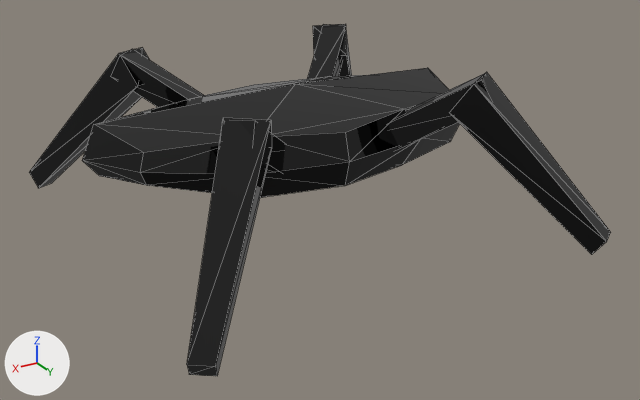
An edit to the glTF model Assets/spider.gltf, drawn before and after from the same camera.
One viewpoint serves both versions: a camera (50 mm lens) standing at (4.08, 7.25, 3.59) and looking at (-0.08, 0.31, 0.12). The lights are fixed; the arrows at lower left show +X, +Y and +Z. Mesh edges are drawn as thin lines. Where no turn or scale is listed for an object, it has been applied to the vertices. Vertices at the same position are counted once.
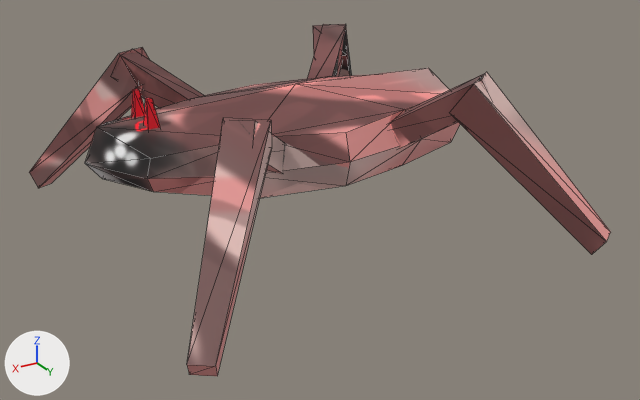
Boxes (x1, y1, x2, y2) around the edits, measured in the pictures (640 x 400 px):
'Cylinder', surface changed, reshaped (black to brown)
    both: (29, 24, 611, 376)
part 1 of me_cylinder, built on
    before: (82, 68, 460, 198)
    after: (85, 68, 460, 198)
part 2 of me_cylinder, surface changed (black to brown)
    both: (187, 72, 611, 376)

What changed in the scene script:
```text
Add img_spidercolor:
    img_spidercolor = load_image('SpiderColor', '_unpacked/SpiderColor', 1024, 1024, 'sRGB')
Change mat_material_001:
    where n2 = _N.new('ShaderNodeTexImage'); n2.name = 'Image Texture'
    remove n3 = _N.new('ShaderNodeMath'); n3.name = 'Math'
    remove n3.operation = 'MULTIPLY'
    remove n3.inputs[1].default_value = 0.0  # 'Value'
    remove n4 = _N.new('ShaderNodeSeparateColor'); n4.name = 'Separate Color'
    remove n5 = _N.new('ShaderNodeTexImage'); n5.name = 'Image Texture.001'
    remove n5.image = img_untitled_001
    n2.image: img_untitled -> img_spidercolor
    where n0 = _N.new('ShaderNodeBsdfPrincipled'); n0.name = 'Principled BSDF'
    remove _L.new(n3.outputs[0], n0.inputs[1])  # 'Value' to 'Metallic'
    remove _L.new(n4.outputs[2], n3.inputs[0])  # 'Blue' to 'Value'
    remove _L.new(n4.outputs[1], n0.inputs[2])  # 'Green' to 'Roughness'
    remove _L.new(n5.outputs[0], n4.inputs[0])  # 'Color' to 'Color'
Change me_cylinder:
    used by ob_cylinder; location = (0.0, 0.0, 0.0)
    remove me_cylinder.from_pydata(...)  # 102 vertices, 168 faces; spans x -2.14..2.14, y -2.29..2.29, z -0.15..1.46
    add me_cylinder.from_pydata(...)  # 118 vertices, 192 faces; spans x -2.14..2.14, y -2.29..2.29, z -0.15..1.46
    me_cylinder part 1
    11 vertices in x -1.71..0.8, y 0.45..0.97, z 0.47..1.05 move by (0.0, 0.01, 0.0)
    3 vertices in x 1.98..2.11, y -0.08, z 0.67..1.15 move by (0.0, 0.08, 0.0)
    3 vertices in x 1.71..1.78, y 0.4..0.46, z 0.69..0.99 move by (0.0, 0.16, 0.0)
    1 vertex moves within x 0.94, y 0.8, z 0.76
    16 vertices are added at x 1.47..1.6, y -0.23..0.23, z 1.04..1.38
    24 new faces join them
    me_cylinder part 2: 84 kept faces spanning x -2.14..2.14, y 0.0..2.29, z -0.15..1.46 get new texture (UV) coordinates
```
